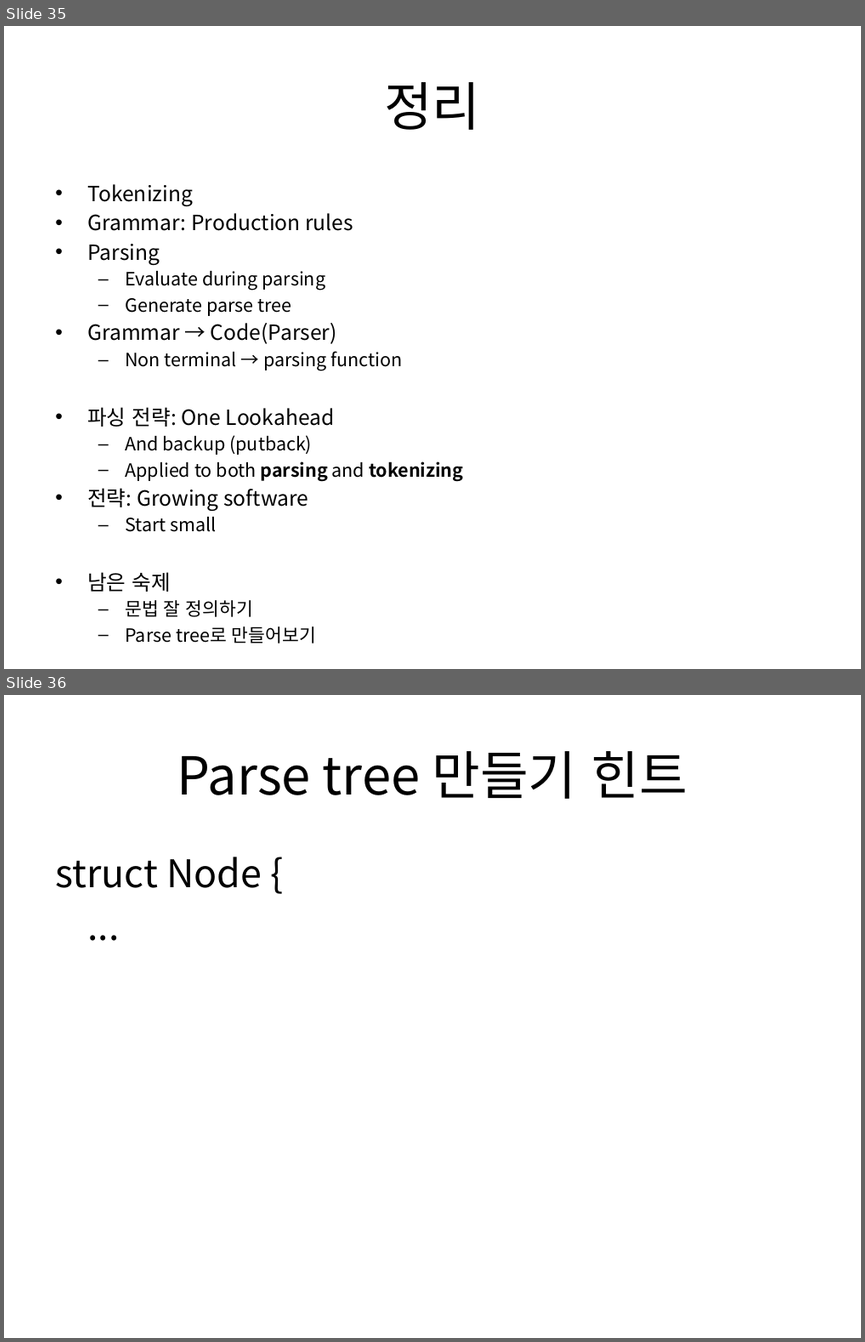
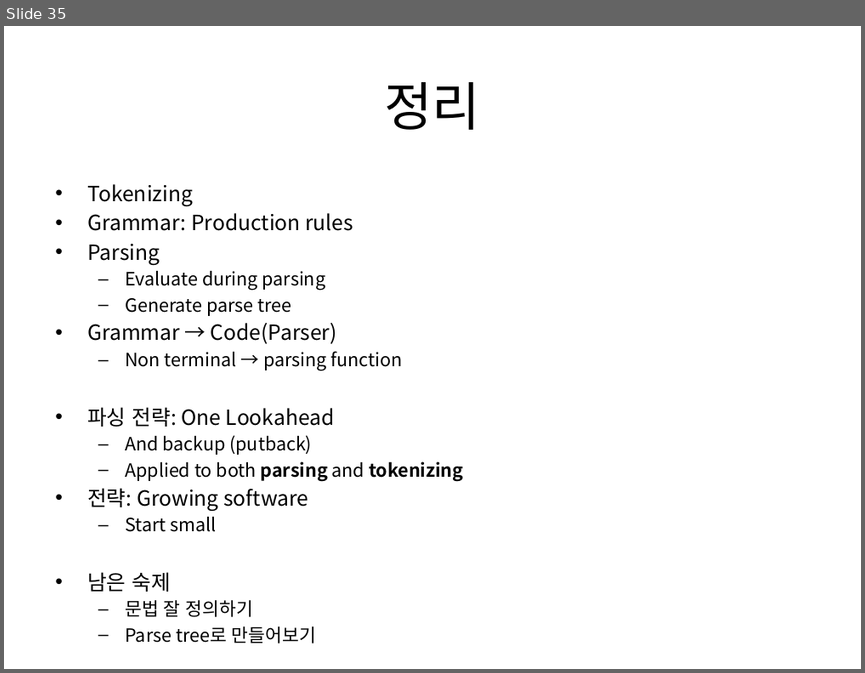
Before and after one commit to jooyunghan/parsing_basics, a slide deck: slides/Programming Principles Practices C++ - Desktop calculator.pptx. Shown one above the other, each under a label of ours: slides 35 and 36 before the commit, slide 35 after it. The pictures are 865x1342 and 865x673 pixels, drawn with LibreOffice and Linux fonts; fonts in the diff are those of the drawing. Boxes give left, top, right and bottom in pixels: in the first picture for what was removed or moved away, otherwise in the second. Text is boxed around its words. In the diff, an @@ line names an element or a change of style, - is before the commit and + after.

Commit message:
remove dangling last page from ppt

```diff
--- a/slides/Programming Principles Practices C++ - Desktop calculator.pptx
+++ b/slides/Programming Principles Practices C++ - Desktop calculator.pptx
@@ slide 36 removed at (x1=4, y1=695, x2=861, y2=1338), background #FFFFFF @@
@@ title removed at (x1=177, y1=751, x2=687, y2=799) @@
-Parse tree 만들기 힌트
@@ text removed at (x1=55, y1=857, x2=262, y2=888) @@
-struct Node {
-...
```
